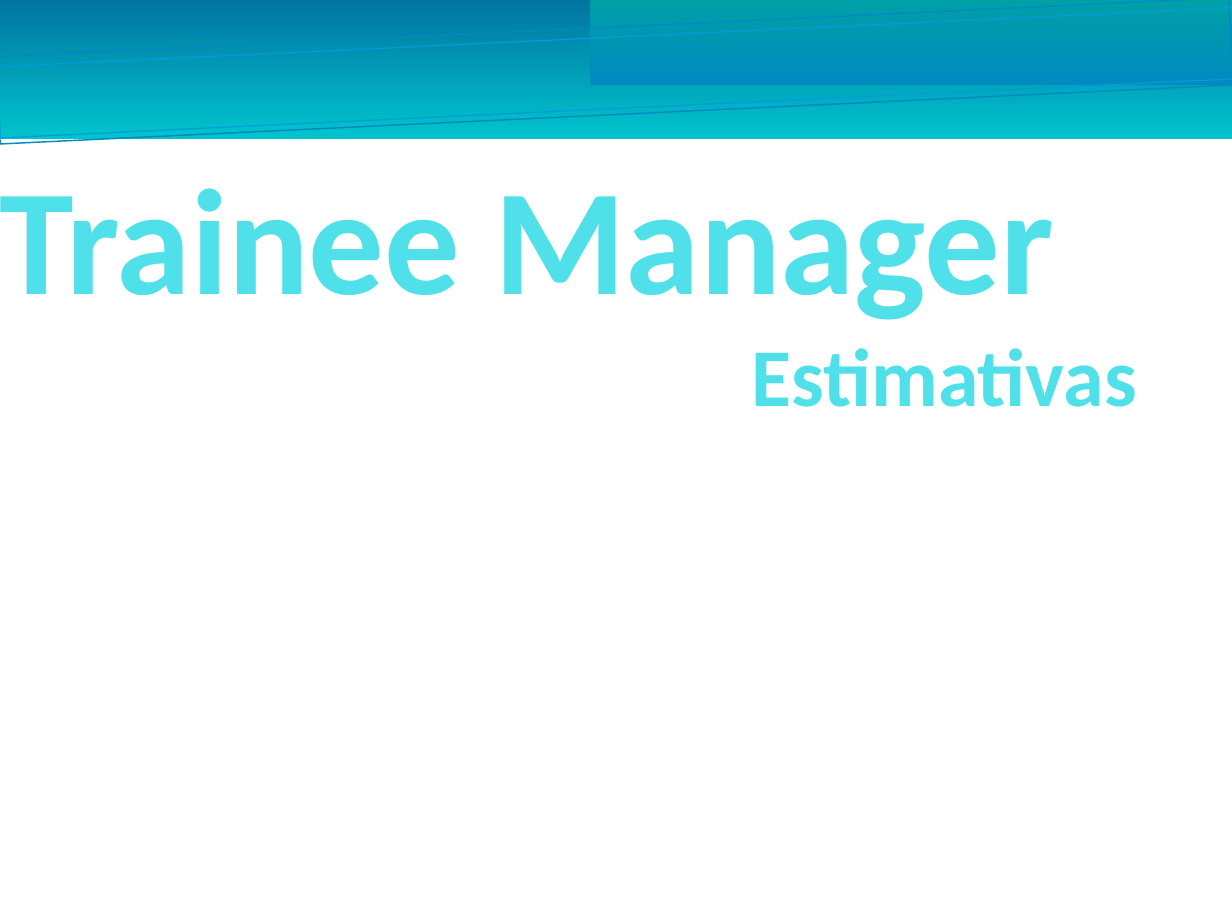
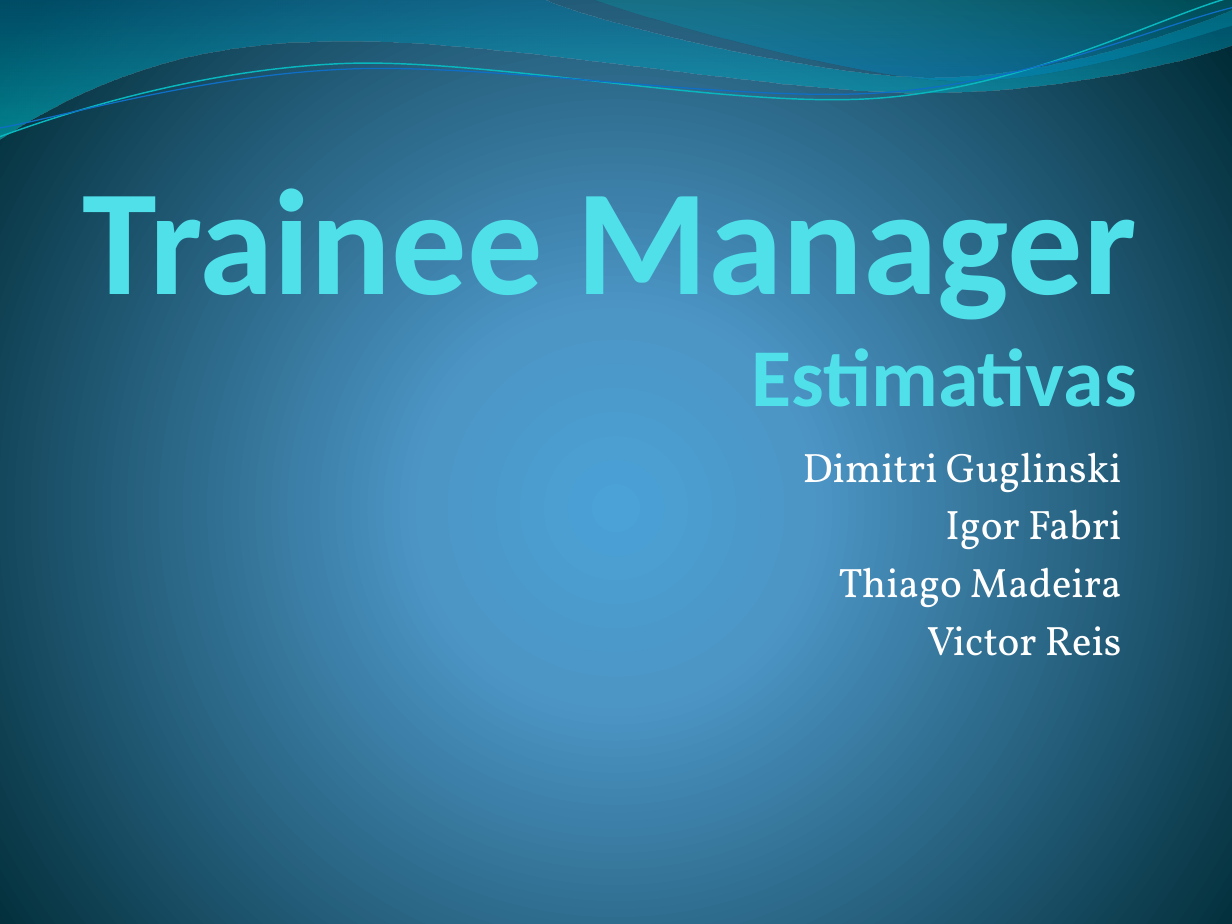
Before and after one commit to guglinski/bolsistas, a slide deck: slide 1 of Atividade 4 - bolsistas/Atividade 4 - ES.pptx. Drawn at 1232x924 pixels with LibreOffice and Linux fonts; fonts in the diff are those of the drawing. Boxes give left, top, right and bottom in pixels: in the first picture for what was removed or moved away, otherwise in the second. Text is boxed around its words. In the diff, an @@ line names an element or a change of style, - is before the commit and + after.

Commit message:
Igor F

```diff
--- a/Atividade 4 - bolsistas/Atividade 4 - ES.pptx
+++ b/Atividade 4 - bolsistas/Atividade 4 - ES.pptx
@@ background #FFFFFF to gradient #4AA0D6 to #4C98C7 to #002C38 @@
@@ rectangle removed at [0,0,1232,139] @@
@@ rectangle removed at [0,0,1232,144] @@
@@ rectangle removed at [0,8,1232,137] @@
@@ freeform shape added at [0,0,1232,139], fill gradient #0074A1 to #00C6CF @@
@@ freeform shape added at [0,0,1232,144], outline #0AB8BF 0.85 pt @@
@@ freeform shape added at [0,8,1232,137], outline #0F6FC6 0.75 pt @@
@@ rectangle removed at [590,0,1232,85] @@
@@ freeform shape added at [590,0,1232,85], fill gradient #00A1A9 to #008BBF @@
@@ title "Trainee Manager Estimativas" at [83,169,1137,426]: text colour #50E0EA to #51E0EA @@
@@ subtitle added at [803,452,1122,656], 24.1 pt, text #FFFFFF @@
+Dimitri Guglinski
+Igor Fabri
+Thiago Madeira
+Victor Reis
```
Also in this commit, not shown: 5 other slides changed, 1 slide added.
